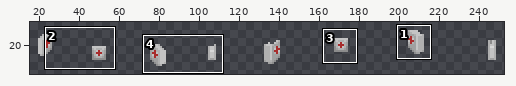
Sprite sheet: Resources/AwesomeGuns/Weapons/MEDI_CHEST/Handobs.png. Above: a wide view before the commit, with the close-up outlined.
Close-up. Old version:
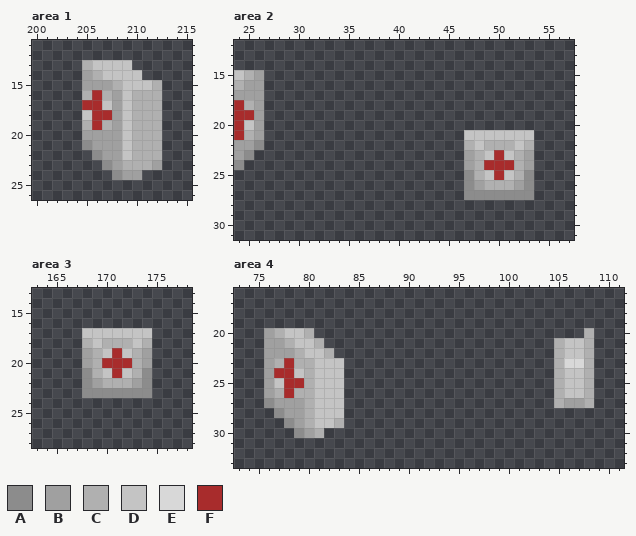
The file is 256x40 pixels. Shown: area 1: x 200..215, y 11..26; area 2: x 24..57, y 12..31; area 3: x 163..178, y 13..28; area 4: x 73..111, y 16..33. The wide view leaves out empty margins. The commit also changed other parts of the picture, which this record leaves out.
Palette (. is transparent): A #8c8c8c  B #a0a0a0  C #b0b0b0  D #c4c4c4  E #d8d8d8  F #a82c2c
Pixels before, area 1, first column x 205:
13 CDDDD...
14 BCDDDD..
15 BBBCDDDC
16 CFCBDCCC
17 FFDBDCCC
18 DFFBDCCC
19 CFCBDCCC
20 BBBBDCCC
21 ABBBDCCC
22 .ABBDCCC
23 ..ABCCCB
24 ...ABB..
Pixels before, area 2, first column x 24:
15 DCB...........................
16 CBB...........................
17 BBB...........................
18 FCB...........................
19 FFB...........................
20 FDB...........................
21 FCB....................DDDDDDD
22 BBA....................CDCCCDC
23 BA.....................BCDFDCB
24 A......................BCFFFCB
25 .......................ACDFDCA
26 .......................ABCCCBA
27 .......................AAAAAAA
Pixels before, area 3, first column x 168:
17 DDDDDDD
18 CDCCCDC
19 BCDFDCB
20 BCFFFCB
21 ACDFDCA
22 ABCCCBA
23 AAAAAAA
Pixels before, area 4, first column x 76:
20 BCDDC...........................C
21 BBCDDC.......................CDDC
22 BBBCDDC......................CDDC
23 BCFCCDDD.....................CEEC
24 BFFDCDDD.....................CDDC
25 BDFFCDDD.....................CDDC
26 BCFCCDDD.....................CDDC
27 ABBBCDDD.....................CBBC
28 .ABBCDDD.........................
29 ..ABCDDC.........................
30 ...ABC...........................
The same view after the edit:
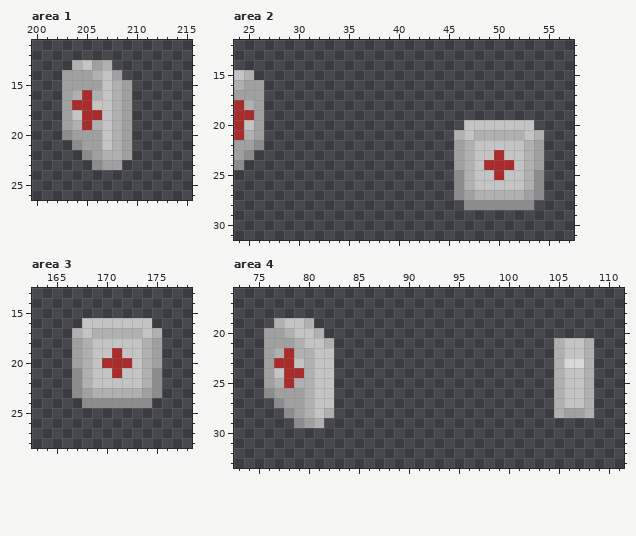
What changed:
Changed rows in their new state; - is an unchanged pixel.
Area 1:
first column x 203:
13 -CDBC..---
14 BB---B..--
15 BB--D-B...
16 BCFCDCB...
17 BF-D-CB...
18 BDF-DCB...
19 BCFCDCB...
20 AB--DCB...
21 -AB-DCB...
22 --ABCCB...
23 ---AB-....
24 -----...--
Area 2:
first column x 26:
15 .
first column x 46:
20 -DDDDDDD-
21 C-CCCCC-C
22 B--DDD--B
23 BCD---DCB
24 BCD---DCB
25 ACD---DCA
26 ACDDDDDCA
27 ABCCCCCBA
28 -AAAAAAA-
Area 3:
first column x 167:
16 -DDDDDDD-
17 C-CCCCC-C
18 B--DDD--B
19 BCD---DCB
20 BCD---DCB
21 ACD---DCA
22 ACDDDDDCA
23 ABCCCCCBA
24 -AAAAAAA-
Area 4:
first column x 76:
19 -CDDC----------------------------
20 -BC-DC--------------------------.
21 --BC-DC--------------------------
22 -CF-C-D--------------------------
23 -F-D---.-------------------------
24 -D-F---.-------------------------
25 -C-C---.-------------------------
26 ABBB---.-------------------------
27 .A-----.----------------------DD-
28 -.A---C.---------------------CBBC
29 --.ABC..-------------------------
30 ---...---------------------------
